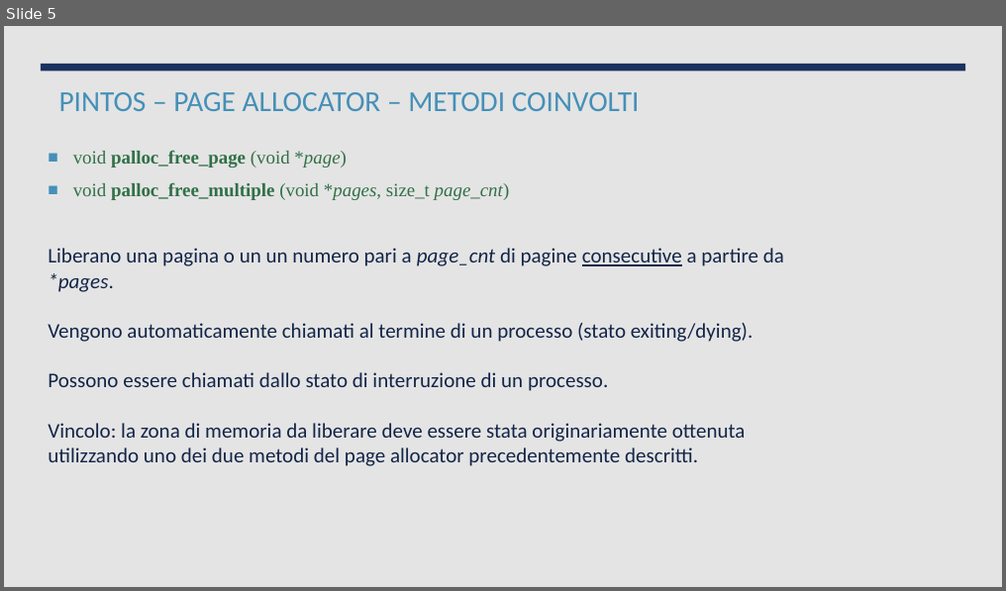
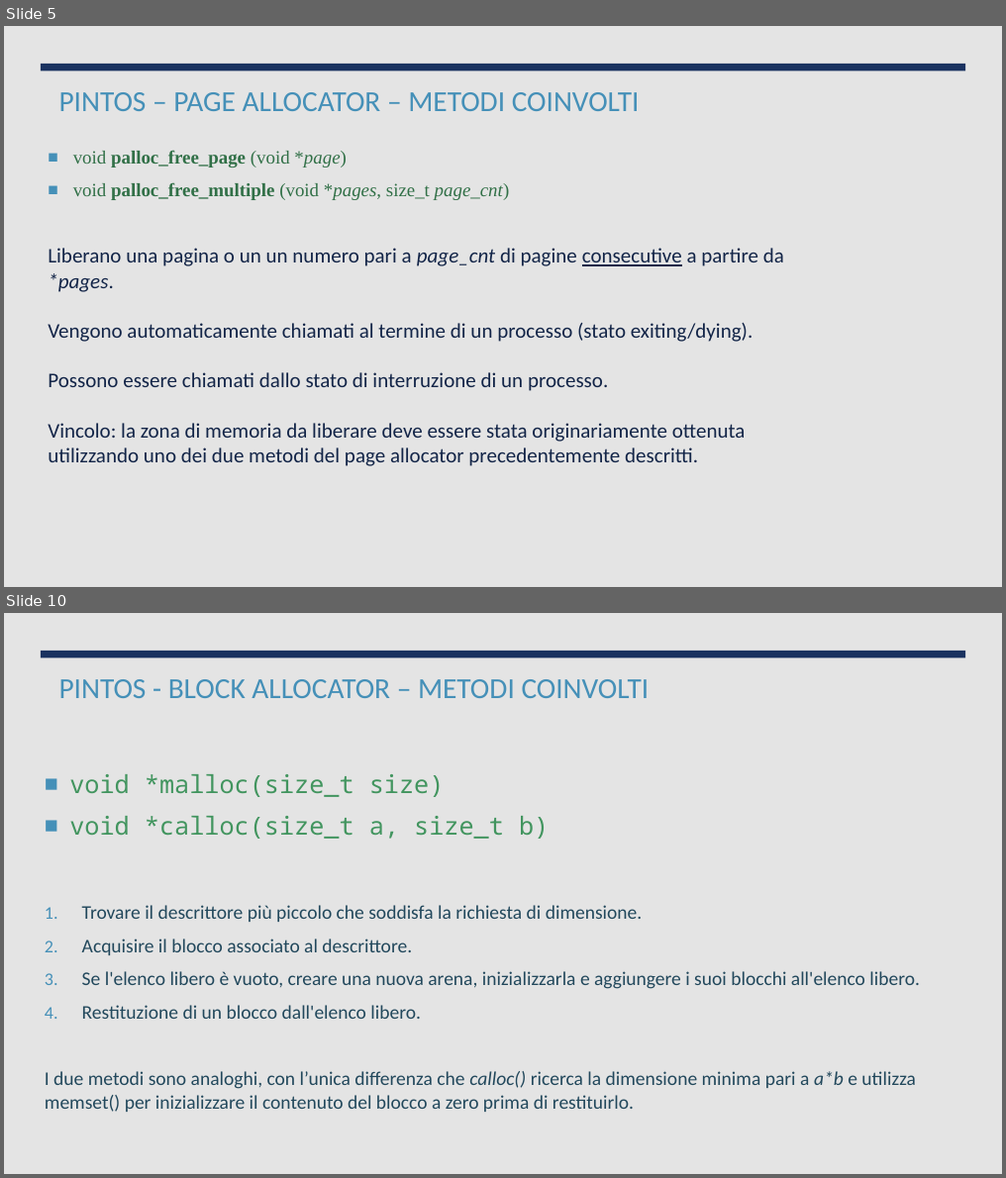
Before and after one commit to ProgrammazioneDiSistema2023-IA-ZZ/Group07, a slide deck: PintOS - Gestione Memoria.pptx. Shown one above the other, each under a label of ours: slide 5 before the commit, slides 5 and 10 after it; the slides between them are not shown. The pictures are 1006x591 and 1006x1178 pixels, drawn with LibreOffice and Linux fonts; fonts in the diff are those of the drawing. Boxes give left, top, right and bottom in pixels: in the first picture for what was removed or moved away, otherwise in the second. Text is boxed around its words. In the diff, an @@ line names an element or a change of style, - is before the commit and + after.

```diff
--- a/PintOS - Gestione Memoria.pptx
+++ b/PintOS - Gestione Memoria.pptx
@@ slide 10 added at (4, 613, 1002, 1174), background #EBEBEB @@
@@ rectangle added at (4, 613, 1002, 1174), fill #E4E4E4 @@
@@ rectangle added at (41, 651, 966, 658), fill #1A3260 @@
@@ title added at (59, 679, 649, 698), 28 pt, text #4590B8 @@
+PINTOS - BLOCK ALLOCATOR – METODI COINVOLTI
@@ text added at (69, 774, 548, 839), 24 pt, text #42955F @@
+■ void *malloc(size_t size)
+■ void *calloc(size_t a, size_t b)
@@ text added at (45, 905, 920, 1112), 18.6 pt, text #23485C @@
+1. Trovare il descrittore più piccolo che soddisfa la richiesta di dimensione.
+2. Acquisire il blocco associato al descrittore.
+3. Se l'elenco libero è vuoto, creare una nuova arena, inizializzarla e aggiungere i suoi blocchi all'elenco libero.
+4. Restituzione di un blocco dall'elenco libero.
+I due metodi sono analoghi, con l’unica differenza che calloc() ricerca la dimensione minima pari a a*b e utilizza memset() per inizializzare il contenuto del blocco a zero prima di restituirlo.
```
Also in this commit, not shown: 6 other slides added.
